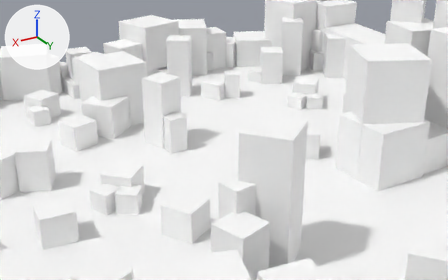
A saved change to the Blender file environment.blend.
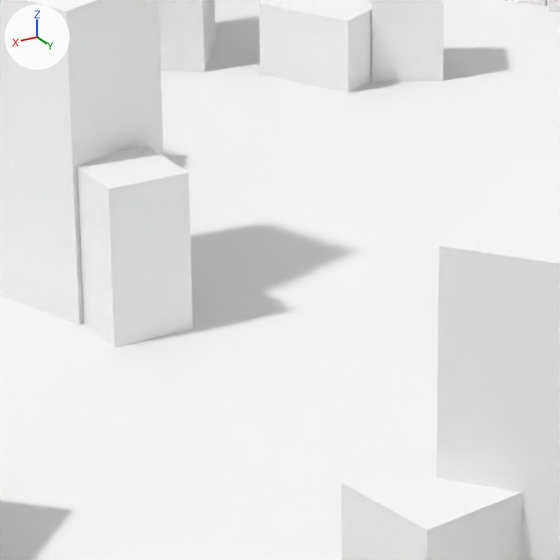
Each version appears first from a 50 mm camera at (111.8, 183.4, 101.9) aimed at (-11.1, -21.5, -0.6), and next in a close-up on the part from 33% to 59% of the width and 29% to 71% of the height. The axes (+X, +Y, +Z) are drawn at upper left. The lights are the same throughout.

The older version as bpy lines, for what is in view:
```python
me_cube_294 = bpy.data.meshes.new('Cube.294')
me_cube_294.from_pydata(...)  # 8 vertices, 6 faces; spans x -0.438..0.438, y -0.438..0.438, z -0.329..0.967
me_cube_294.materials.append(mat_material_001)  # white #ffffff
me_cube_340 = bpy.data.meshes.new('Cube.340')
me_cube_340.from_pydata([(-0.23, -0.65, -0.49), (-0.23, -0.65, 2.1), (-0.65, 0.23, -0.49), (-0.65, 0.23, 2.1), (0.65, -0.23, -0.49), (0.65, -0.23, 2.1), (0.23, 0.65, -0.49), (0.23, 0.65, 2.1)], [], [(1, 3, 2, 0), (3, 7, 6, 2), (7, 5, 4, 6), (5, 1, 0, 4), (0, 2, 6, 4), (5, 7, 3, 1)])
me_cube_340.materials.append(mat_material_001)  # white #ffffff
me_cube_357 = bpy.data.meshes.new('Cube.357')
me_cube_357.from_pydata(...)  # 8 vertices, 6 faces; spans x -0.648..0.648, y -0.648..0.648, z -0.486..0.486
me_cube_357.materials.append(mat_material_001)  # white #ffffff
ob_largebuilding_019 = bpy.data.objects.new('largebuilding.019', me_cube_294)
ob_largebuilding_019.location = (9.93, -24.92, 2.33)
ob_largebuilding_019.rotation_euler = (0.0, 0.0, -0.445)  # degrees (0, 0, -25)
ob_largebuilding_019.scale = (11.2, 11.2, 11.2)
ob_largebuilding_065 = bpy.data.objects.new('largebuilding.065', me_cube_340)
ob_largebuilding_065.location = (-24.13, -86.36, 3.88)
ob_largebuilding_065.rotation_euler = (0.0, 0.0, -1.046)  # degrees (0, 0, -60)
ob_largebuilding_065.scale = (11.2, 11.2, 11.2)
ob_largebuilding_086 = bpy.data.objects.new('largebuilding.086', me_cube_357)
ob_largebuilding_086.location = (35.69, 33.54, 3.88)
ob_largebuilding_086.rotation_euler = (0.0, 0.0, 0.0795)  # degrees (0, 0, 4.6)
ob_largebuilding_086.scale = (11.2, 11.2, 11.2)
# also in view: 'Plane.001' at (18.9, 46.2, -1.0); 'largebuilding.067' at (10.8, -33.9, 12.6); 'largebuilding.055' at (-37.5, -72.8, 2.6); 'largebuilding.099' at (32.1, 57.7, 12.2); 'largebuilding.058' at (-44.0, -68.6, 4.1)
```
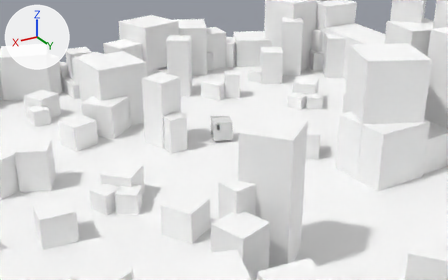
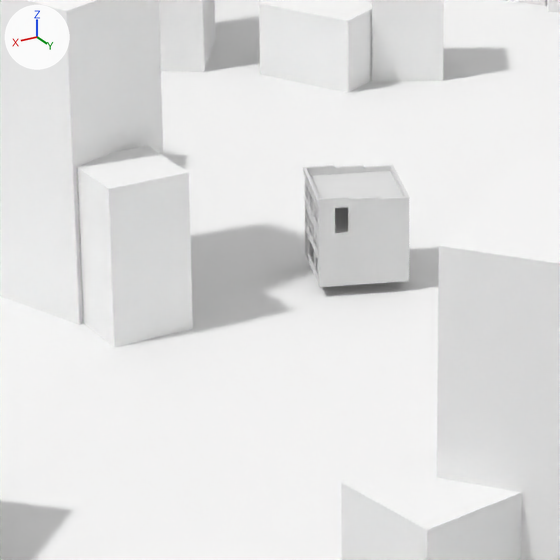
Boxes (x1, y1, x2, y2) around the edits, measured in the close-ups (560 x 560 px):
'Building', added: after (303, 165, 410, 287)

What changed in the scene script:
```text
Add mat_material:
    mat_material = diffuse_material('Material')
    mat_material.base_color = (0.8, 0.8, 0.8)  # white #e7e7e7
Add me_plane_002:
    me_plane_002.from_pydata(...)  # 734 vertices, 564 faces, 1 loose edge; spans x -5.0..5.18, y -5.0..5.02, z 0.0..10.34
    me_plane_002.materials.append(mat_material)  # white #e7e7e7
Add col_building:
    col_building = bpy.data.collections.new('Building')
    col_building.objects.link(ob_building_001)
Add ob_building:
    ob_building = bpy.data.objects.new('Building', None)
    ob_building.location = (-11.28, -23.72, 0.0)
    ob_building.rotation_euler = (0.0, 0.0, -0.367)  # degrees (0, 0, -21)
    ob_building.show_instancer_for_render = False
    ob_building.instance_type = 'COLLECTION'
    ob_building.instance_collection = col_building
Add ob_building_001:
    ob_building_001 = bpy.data.objects.new('Building.001', me_plane_002)
    ob_building_001.location = (0.0, 0.0, 0.0)
    ob_building_001.scale = (0.786, 0.786, 0.786)
```
